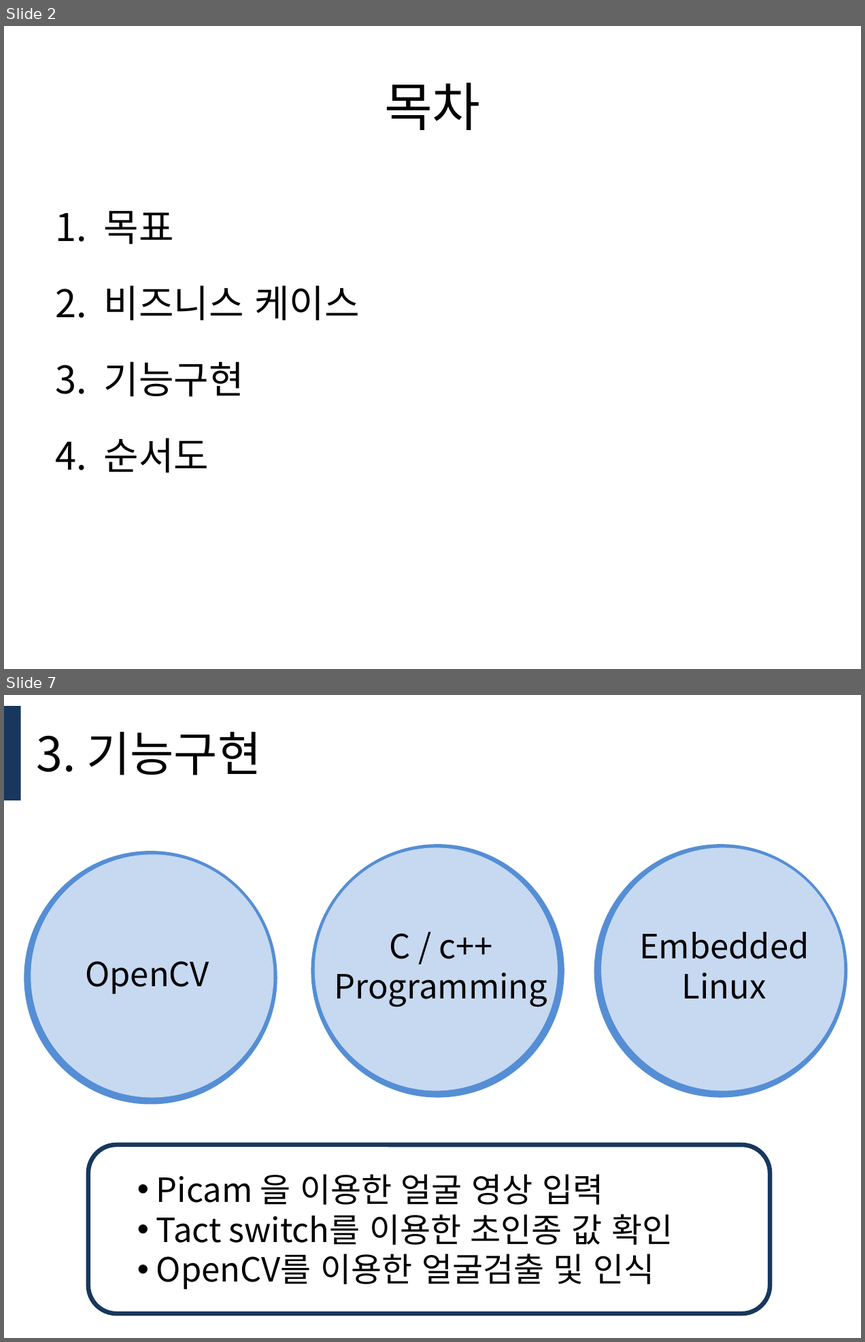
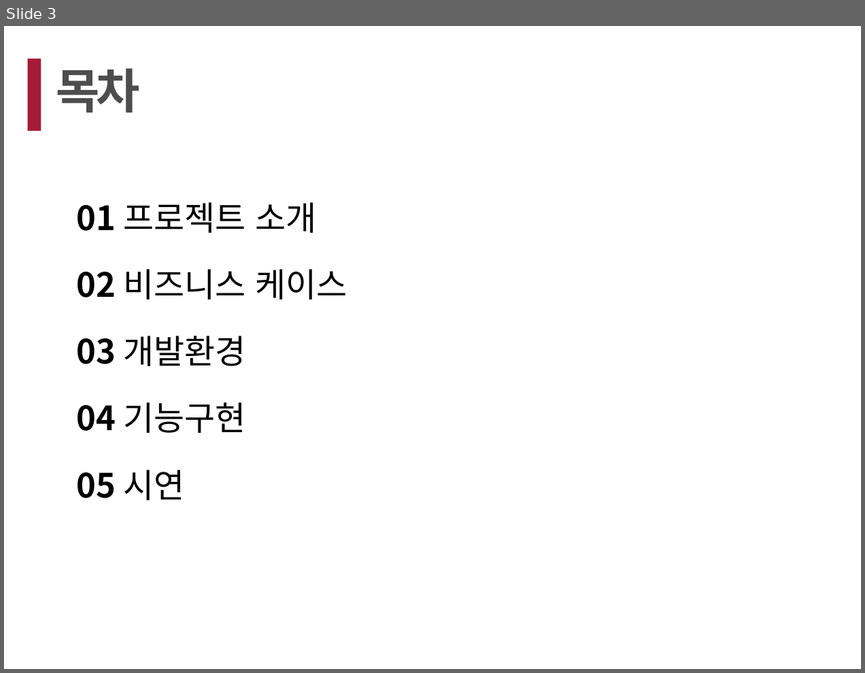
Before and after one commit to choitom/LG_SW_SMART_DOOR, a slide deck: smart_door.pptx. Shown one above the other, each under a label of ours: slides 2 and 7 before the commit, slide 3 after it; the slides between them are not shown. The pictures are 865x1342 and 865x673 pixels, drawn with LibreOffice and Linux fonts; fonts in the diff are those of the drawing. Boxes give left, top, right and bottom in pixels: in the first picture for what was removed or moved away, otherwise in the second. Text is boxed around its words. In the diff, an @@ line names an element or a change of style, - is before the commit and + after.

```diff
--- a/smart_door.pptx
+++ b/smart_door.pptx
@@ slide 7 removed at bbox=[4, 695, 861, 1338], background #FFFFFF @@
@@ rectangle removed at bbox=[4, 706, 21, 800] @@
@@ title removed at bbox=[36, 732, 261, 775] @@
-3. 기능구현
@@ ellipse removed at bbox=[24, 851, 277, 1104] @@
@@ ellipse removed at bbox=[31, 854, 273, 1097] @@
@@ ellipse removed at bbox=[311, 844, 564, 1098] @@
@@ ellipse removed at bbox=[314, 847, 557, 1090] @@
@@ ellipse removed at bbox=[594, 844, 848, 1098] @@
@@ ellipse removed at bbox=[601, 847, 844, 1090] @@
@@ text removed at bbox=[334, 933, 547, 1007] @@
-C / c++
-Programming
@@ text removed at bbox=[639, 932, 809, 999] @@
-Embedded
-Linux
@@ text removed at bbox=[85, 961, 209, 994] @@
-OpenCV
@@ rounded rectangle removed at bbox=[88, 1145, 769, 1314] @@
@@ text removed at bbox=[156, 1174, 672, 1289] @@
-• Picam 을 이용한 얼굴 영상 입력
-• Tact switch를 이용한 초인종 값 확인
-• OpenCV를 이용한 얼굴검출 및 인식
@@ what was slide 2 is now slide 3 @@
@@ slide 3 changed as well @@
@@ rectangle added at bbox=[28, 59, 41, 131], fill #A51B37 @@
@@ text "목차": place and size @@
-text "목차" at bbox=[384, 82, 481, 130]
+text "목차" at bbox=[56, 68, 140, 113]
@@ text "목차" at bbox=[56, 68, 140, 113]: size 44 to 40 pt, text colour #000000 to #4D4D4D, letter spacing 0 to -3 pt, bold on; alignment centre to justified; vertical alignment middle to top @@
@@ text at bbox=[77, 202, 347, 500]: text changed; size 32 to 28 pt @@
-1. 목표
-2. 비즈니스 케이스
-3. 기능구현
-4. 순서도
+01 프로젝트 소개
+02 비즈니스 케이스
+03 개발환경
+04 기능구현
+05 시연
```
Also in this commit, not shown: 3 other slides changed, 15 slides added, 3 other slides removed.
